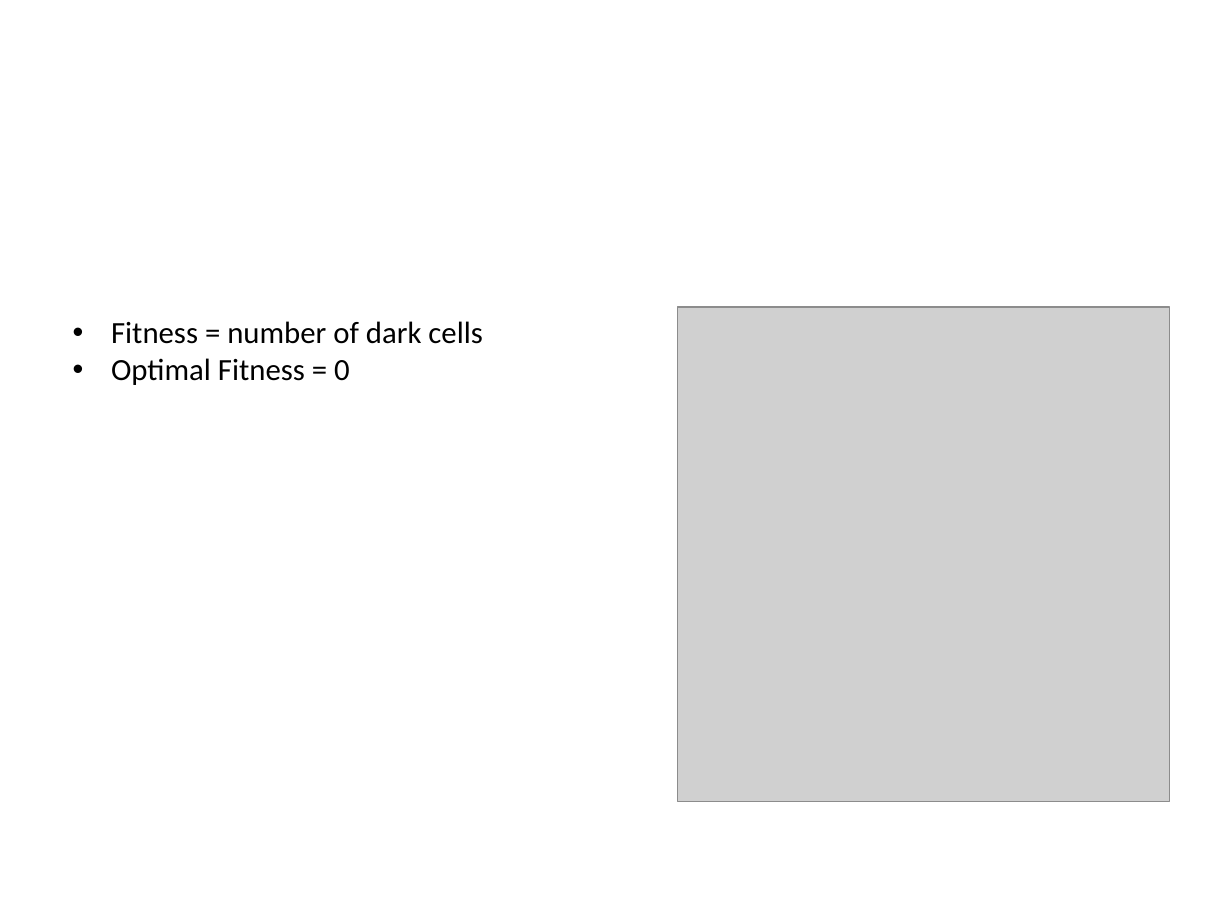
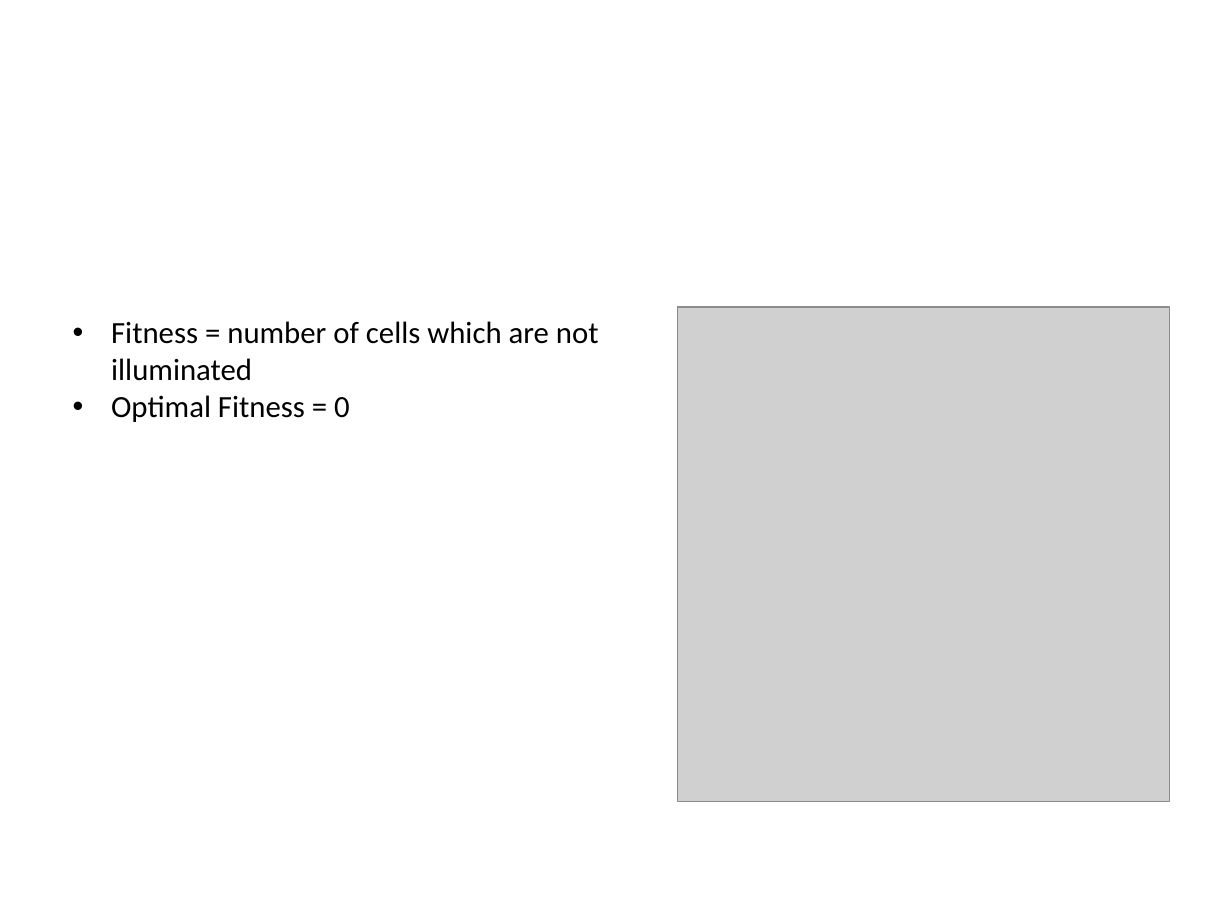
Before and after one commit to LironAvr/EvolutionaryLightsUp, a slide deck: slide 11 of presentation.pptx. Drawn at 1232x924 pixels with LibreOffice and Linux fonts; fonts in the diff are those of the drawing; grey boxes stand for pictures; background and template pictures are left out. Boxes give left, top, right and bottom in pixels: in the first picture for what was removed or moved away, otherwise in the second. Text is boxed around its words. In the diff, an @@ line names an element or a change of style, - is before the commit and + after.

```diff
--- a/presentation.pptx
+++ b/presentation.pptx
@@ text at (111,321,599,381): text changed @@
-• Fitness = number of dark cells
+• Fitness = number of cells which are not illuminated
```
Also in this commit, not shown: 1 other slide changed, 2 slides added, 1 slide removed, 1 other file.
